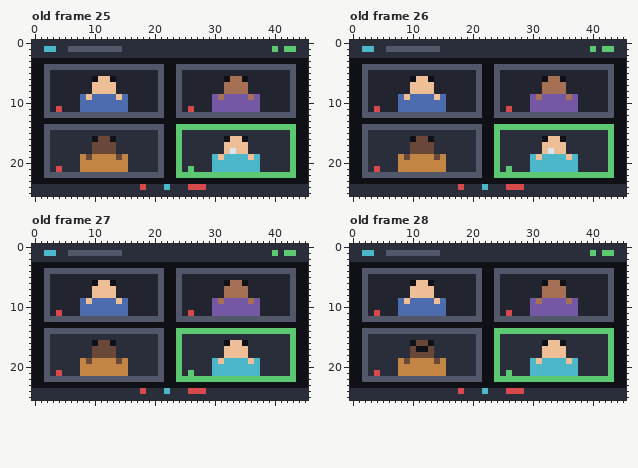
File history of a pixel-art file, art/screen-zoom-call.aseprite. Above is the file before it was changed.
46x26 pixels, 48 frames. Colours within 5 levels of each other are drawn and written as one. Shown: old frame 25, old frame 26, old frame 27, old frame 28. The commit also changed other frames, which this record leaves out.
Now the later version:
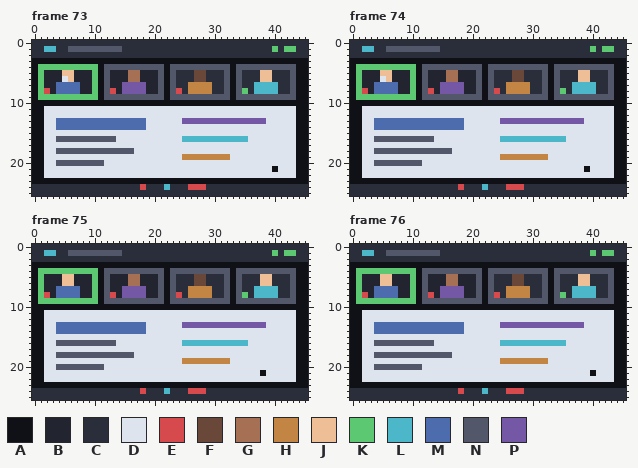
Palette (. is transparent): A #0f1117  B #22252f  C #2a2e3b  D #dde4ee  E #d64a4e  F #6a4839  G #a57053  H #c28543  J #eebe96  K #5cc972  L #4cb7c9  M #4c6cae  N #52586a  P #7458a6
Commit: speed up zoom call mouths
The edit:
frames 48 -> 160
Changed rows in their new state; - is an unchanged pixel.
Frame 73 against old frame 25:
first column x 1:
 4 KKKKKKKKKKA-----------N---------A----------
 5 KB--JJ---KAN---GG-----NCCCFFCCCNANCCCJJCCC-
 6 KB--DJ---KANB--GG-----NCCCFFCCCNANCCCJJCCC-
 7 KB-MMMM--KANB-PPPP----NCCHHHHCCNANCCLLLLCC-
 8 KE-MMMM--KANE-PPPP----NECHHHHCCNANKCLLLLCC-
 9 KKKKKKKKKKANNNNNNNNN--N-NNNNNNNNANNNNNNNNN-
10 -AAAAAAAAAAAAAAAAAAAA--AAAAAAAAAAAAAAAAAAAA
11 -DDDDDDDDDDDDDDDDDDDDDDDDDDDDDDDDDDDDDDDDDD
12 -DDDDDDDDDDDDDDDDDDDDDDDDDDDDDDDDDDDDDDDDDD
13 -DDMMMMMMMMMMMMMMMDDDDDDPPPPPPPPPPPPPPDDDDD
14 -DDMMMMMMMMMMMMMMMDDDDDDDDDDDDDDDDDDDDDDDDD
15 -DDDDDDDDDDDDDDDDDDDDDDDDDDDDDDDDDDDDDDDDDD
16 -DDNNNNNNNNNNDDDDDDDDDDDLLLLLLLLLLLDDDDDDDD
17 -DDDDDDDDDDDDDDDDDDDDDDDDDDDDDDDDDDDDDDDDDD
18 -DDNNNNNNNNNNNNNDDDDDDDDDDDDDDDD-DDDDDDDDDD
19 -DDDDDDDDDDDDDDDDDDDDDDDHHHHHHHHDDDDDDDDDDD
20 -DDNNNNNNNNDDDDDDDDDDDDDDDDDDDDDDDDDDDDDDDD
21 -DDDDDDDDDDDDDDDDDDDDDDDDDDDDDDDDDDDDDDADDD
22 -DDDDDDDDDDDDDDDDDDDDDDDDDDDDDDDDDDDDDDDDDD
Frame 74 against old frame 26:
first column x 1:
 4 KKKKKKKKKKA-----------N---------A----------
 5 KB--JJ---KAN---GG-----NCCCFFCCCNANCCCJJCCC-
 6 KB--DJ---KANB--GG-----NCCCFFCCCNANCCCJJCCC-
 7 KB-MMMM--KANB-PPPP----NCCHHHHCCNANCCLLLLCC-
 8 KE-MMMM--KANE-PPPP----NECHHHHCCNANKCLLLLCC-
 9 KKKKKKKKKKANNNNNNNNN--N-NNNNNNNNANNNNNNNNN-
10 -AAAAAAAAAAAAAAAAAAAA--AAAAAAAAAAAAAAAAAAAA
11 -DDDDDDDDDDDDDDDDDDDDDDDDDDDDDDDDDDDDDDDDDD
12 -DDDDDDDDDDDDDDDDDDDDDDDDDDDDDDDDDDDDDDDDDD
13 -DDMMMMMMMMMMMMMMMDDDDDDPPPPPPPPPPPPPPDDDDD
14 -DDMMMMMMMMMMMMMMMDDDDDDDDDDDDDDDDDDDDDDDDD
15 -DDDDDDDDDDDDDDDDDDDDDDDDDDDDDDDDDDDDDDDDDD
16 -DDNNNNNNNNNNDDDDDDDDDDDLLLLLLLLLLLDDDDDDDD
17 -DDDDDDDDDDDDDDDDDDDDDDDDDDDDDDDDDDDDDDDDDD
18 -DDNNNNNNNNNNNNNDDDDDDDDDDDDDDDD-DDDDDDDDDD
19 -DDDDDDDDDDDDDDDDDDDDDDDHHHHHHHHDDDDDDDDDDD
20 -DDNNNNNNNNDDDDDDDDDDDDDDDDDDDDDDDDDDDDDDDD
21 -DDDDDDDDDDDDDDDDDDDDDDDDDDDDDDDDDDDDDADDDD
22 -DDDDDDDDDDDDDDDDDDDDDDDDDDDDDDDDDDDDDDDDDD
Frame 75 against old frame 27:
first column x 1:
 4 KKKKKKKKKKA-----------N---------A----------
 5 KB--JJ---KAN---GG-----NCCCFFCCCNANCCCJJCCC-
 6 KB--JJ---KANB--GG-----NCCCFFCCCNANCCCJJCCC-
 7 KB-MMMM--KANB-PPPP----NCCHHHHCCNANCCLLLLCC-
 8 KE-MMMM--KANE-PPPP----NECHHHHCCNANKCLLLLCC-
 9 KKKKKKKKKKANNNNNNNNN--N-NNNNNNNNANNNNNNNNN-
10 -AAAAAAAAAAAAAAAAAAAA--AAAAAAAAAAAAAAAAAAAA
11 -DDDDDDDDDDDDDDDDDDDDDDDDDDDDDDDDDDDDDDDDDD
12 -DDDDDDDDDDDDDDDDDDDDDDDDDDDDDDDDDDDDDDDDDD
13 -DDMMMMMMMMMMMMMMMDDDDDDPPPPPPPPPPPPPPDDDDD
14 -DDMMMMMMMMMMMMMMMDDDDDDDDDDDDDDDDDDDDDDDDD
15 -DDDDDDDDDDDDDDDDDDDDDDDDDDDDDDDDDDDDDDDDDD
16 -DDNNNNNNNNNNDDDDDDDDDDDLLLLLLLLLLLDDDDDDDD
17 -DDDDDDDDDDDDDDDDDDDDDDDDDDDDDDDDDDDDDDDDDD
18 -DDNNNNNNNNNNNNNDDDDDDDDDDDDDDDDDDDDDDDDDDD
19 -DDDDDDDDDDDDDDDDDDDDDDDHHHHHHHHDDDDDDDDDDD
20 -DDNNNNNNNNDDDDDDDDDDDDDDDDDDDDDDDDDDDDDDDD
21 -DDDDDDDDDDDDDDDDDDDDDDDDDDDDDDDDDDDDADDDDD
22 -DDDDDDDDDDDDDDDDDDDDDDDDDDDDDDDDDDDDDDDDDD
Frame 76 against old frame 28:
first column x 1:
 4 KKKKKKKKKKA-----------N---------A----------
 5 KB--JJ---KAN---GG-----NCCCFFCCCNANCCCJJCCC-
 6 KB--JJ---KANB--GG-----NCCCFFCCCNANCCCJJCCC-
 7 KB-MMMM--KANB-PPPP----NCCHHHHCCNANCCLLLLCC-
 8 KE-MMMM--KANE-PPPP----NECHHHHCCNANKCLLLLCC-
 9 KKKKKKKKKKANNNNNNNNN--N-NNNNNNNNANNNNNNNNN-
10 -AAAAAAAAAAAAAAAAAAAA--AAAAAAAAAAAAAAAAAAAA
11 -DDDDDDDDDDDDDDDDDDDDDDDDDDDDDDDDDDDDDDDDDD
12 -DDDDDDDDDDDDDDDDDDDDDDDDDDDDDDDDDDDDDDDDDD
13 -DDMMMMMMMMMMMMMMMDDDDDDPPPPPPPPPPPPPPDDDDD
14 -DDMMMMMMMMMMMMMMMDDDDDDDDDDDDDDDDDDDDDDDDD
15 -DDDDDDDDDDDDDDDDDDDDDDDDDDDDDDDDDDDDDDDDDD
16 -DDNNNNNNNNNNDDDDDDDDDDDLLLLLLLLLLLDDDDDDDD
17 -DDDDDDDDDDDDDDDDDDDDDDDDDDDDDDDDDDDDDDDDDD
18 -DDNNNNNNNNNNNNNDDDDDDDDDDDDDDDDDDDDDDDDDDD
19 -DDDDDDDDDDDDDDDDDDDDDDDHHHHHHHHDDDDDDDDDDD
20 -DDNNNNNNNNDDDDDDDDDDDDDDDDDDDDDDDDDDDDDDDD
21 -DDDDDDDDDDDDDDDDDDDDDDDDDDDDDDDDDDDDDDADDD
22 -DDDDDDDDDDDDDDDDDDDDDDDDDDDDDDDDDDDDDDDDDD
